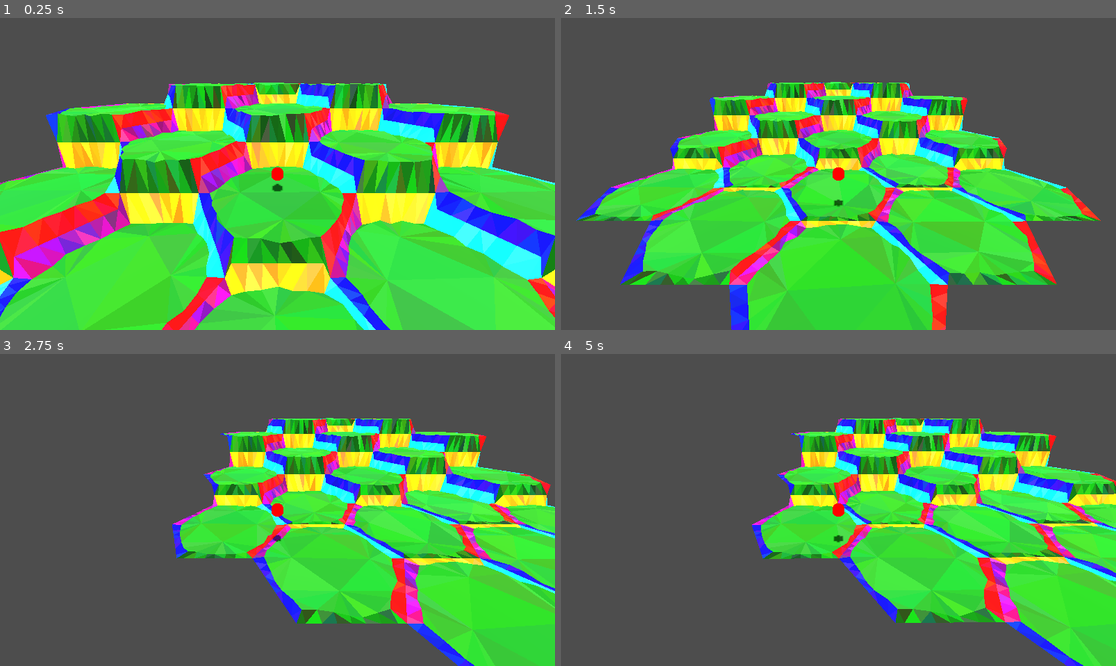
Above: before the commit, frames 1-4 (two rows, left to right).
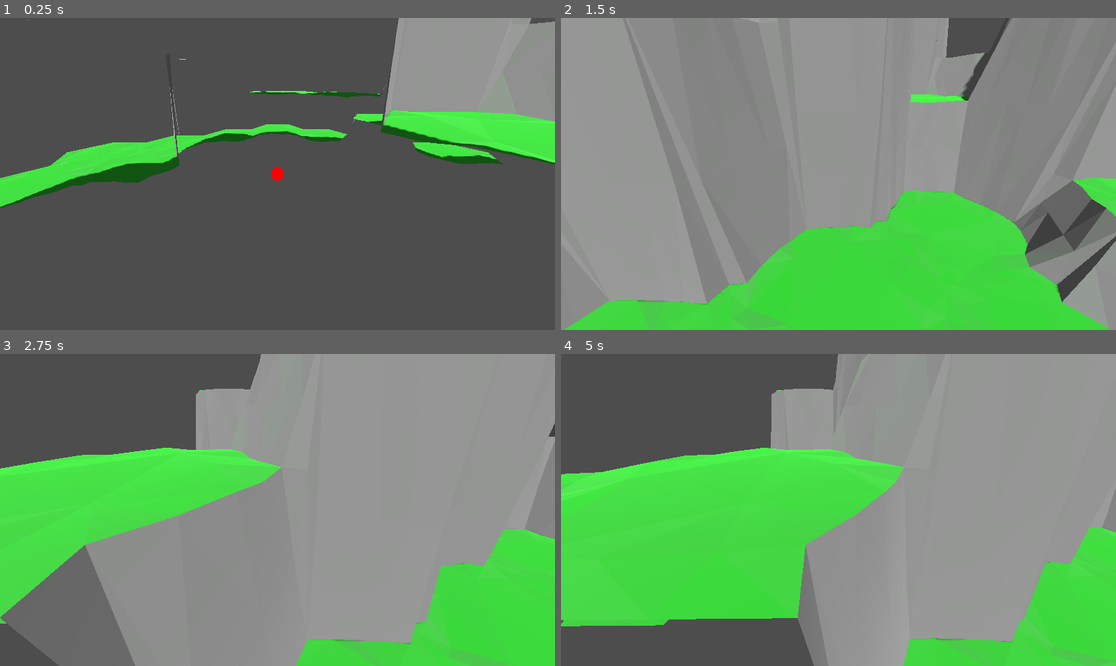
Above: after the commit, the same moments.

Repository: vincentwoelfer/hex
Game: Godot game, scene res://scenes/dev/MapGeneration.tscn
Same seed, same stepped clock (60 frames per second), same inputs: the game is played once before the commit and once after it.
Inputs (mouse positions are in pixels of both pictures, inside the frame that each line leads up to):
- Up to frame 1 (0.25 s): no input
- Up to frame 2 (1.5 s): tap Enter at 0.5 s; move the mouse to (960, 158) at 0.52 s; hold S (move_cam_backward) 0.53-1.28 s; move the mouse to (727, 189) at 1.27 s; tap W (move_cam_forward) at 1.35 s
- Up to frame 3 (2.75 s): move the mouse to (333, 441) at 2.02 s; hold A (move_cam_left) from 2.03 s (still down)
- Up to frame 4 (5 s): move the mouse to (810, 572) at 2.77 s; release A (move_cam_left) at 2.78 s; tap D (move_cam_right) at 2.85 s; move the mouse to (1005, 556) at 3.52 s; hold Q (rotate_cam_left) 3.53-4.28 s; move the mouse to (672, 463) at 4.27 s; tap E (rotate_cam_right) at 4.35 s

The runs differ from the first frame. In frame 1, 78% of the frame differs, in the area x 0-100%, y 0-100%; in frame 2, 85%; in frame 3, 79%; in frame 4, 73%.

Commit message:
Add new map generation and incline-based coloring

Diff:
--- a/scenes/dev/MapGeneration.tscn
+++ b/scenes/dev/MapGeneration.tscn
@@ -25,11 +25,11 @@
 [node name="HexConstModifier" parent="." instance=ExtResource("5_7csfd")]
 outer_radius = 3.0
 inner_radius = 2.5
-height = 1.2
+height = 2.1
 transition_height_factor = 0.5
-core_circle_smooth_strength = 0.5
-extra_verts_per_side = 5
-extra_verts_per_center = 4
+core_circle_smooth_strength = 0.25
+extra_verts_per_side = 3
+extra_verts_per_center = 5
 
 [node name="MapGeneration" type="Node3D" parent="."]
 script = ExtResource("1_2h4g3")
--- a/src/GenerateMap.gd
+++ b/src/GenerateMap.gd
@@ -3,7 +3,7 @@
 
 var hex_geometry := preload("res://scenes/HexGeometry.tscn")
 
-var N: int = 2
+var N: int = 3
 var map: HexMap = HexMap.new()
 
 # Called when the node enters the scene tree for the first time.
@@ -14,21 +14,23 @@
 		var r2: int = min(N, -q + N)
 		for r in range(r1, r2 + 1):
 			var s := -q - r
+			var hex := HexPos.new(q, r, s)
 
 			# var north: int = ceilf((s - r)) as int
 			# var h: int = maxi(0, north)
-			var f2: float = sqrt(3.0) / 2.0
-			var f3: float = sqrt(3.0)
-			var north: float = -(f2 * q + f3 * r)
-			var h: int = maxi(0, roundf(north + 1) as int)
+			# var f2: float = sqrt(3.0) / 2.0
+			# var f3: float = sqrt(3.0)
+			# var north: float = -(f2 * q + f3 * r)
+			# var height: int = maxi(0, roundf(north + 1) as int)
 
-			var hex := HexPos.new(q, r, s)
-			var x := HexPos.hexpos_to_xyz(hex).x
-			var y := HexPos.hexpos_to_xyz(hex).y
-			var hash_: int = hex.hash()
+			var height: int = (N - hex.magnitude()) * 2 + randi_range(-2, 2)
+			height = clampi(height, 0, 20)
+			# var x := HexPos.hexpos_to_xyz(hex).x
+			# var y := HexPos.hexpos_to_xyz(hex).y
+			# var hash_: int = hex.hash()
 
-			#print("Adding with x/y= %5.2f / %5.2f| q=%d r=%d s=%d hash=%d \t| north= %3.1f | height= %d" % [x, y, hex.q, hex.r, hex.s, hash_, north, h])
-			map.add_hex(hex, h)
+			#print("Adding with x/y= %5.2f / %5.2f| q=%d r=%d s=%d hash=%d \t| north= %3.1f | height= %d" % [x, y, hex.q, hex.r, hex.s, hash_, north, height])
+			map.add_hex(hex, height)
 
 	EventBus.Signal_HexConstChanged.connect(generate_geometry)
 	generate_geometry()
--- a/src/HexGeometry.gd
+++ b/src/HexGeometry.gd
@@ -170,21 +170,12 @@
 
 		# Check if triangle is valid and skip if not. Invalid if one midpoint is outside of polygon formed by inner_verts
 		var all_vertices_on_circle := i1 < s_in and i2 < s_in and i3 < s_in
-		if all_vertices_on_circle and isTriangleOutsideOfPolygon([p1, p2, p3], verts_polygon_packed):
+		if all_vertices_on_circle and Util.isTriangleOutsideOfPolygon([p1, p2, p3], verts_polygon_packed):
 			continue
 
 		tris.append(Triangle.new(p1, p2, p3, Util.randColorVariation(col, 0.05)))
 
 	return tris
-
-
-static func isTriangleOutsideOfPolygon(tri: Array[Vector3], polygon: PackedVector2Array) -> bool:
-	# Check if any of the three midpoints is outside of the polygon
-	var midpoints: Array[Vector3] = [(tri[0] + tri[1]) / 2.0, (tri[0] + tri[2]) / 2.0, (tri[1] + tri[2]) / 2.0]
-	for m in midpoints:
-		if Util.isPointOutsidePolygon(Util.toVec2(m), polygon):
-			return true
-	return false
 
 
 static func triangulateOuter(verts_inner: Array[Vector3], verts_outer: Array[Vector3]) -> Array[Triangle]:
--- a/src/HexPos.gd
+++ b/src/HexPos.gd
@@ -29,6 +29,10 @@
 func subtract(other: HexPos) -> HexPos:
     return HexPos.new(q - other.q, r - other.r, s - other.s)
 
+
+# Distance to (0,0,0) aka "length"
+func magnitude() -> int:
+    return roundi((absi(q) + absi(r) + absi(s)) / 2.0)
 
 # static func hexpos_rotate_left(a: HexPos) -> HexPos:
 #     return HexPos.new(-a.s, -a.q, -a.r)
@@ -74,13 +78,8 @@
 #     return hexpos_add(hex, hexpos_direction_diagonal(direction))
 
 
-static func hexpos_length(hex: HexPos) -> int:
-    # TODO Changed rounding behaviour, maybe this is buggy
-    return roundi((absi(hex.q) + absi(hex.r) + absi(hex.s)) / 2.0)
-
-
 # static func hexpos_distance(a: HexPos, b: HexPos) -> int:
-#     return hexpos_length(hexpos_subtract(a, b))
+    # return hexpos_length(hexpos_subtract(a, b))
 
 
 # static func hexpos_round(h: HexPosFrac) -> HexPos:
--- a/src/Triangle.gd
+++ b/src/Triangle.gd
@@ -6,34 +6,56 @@
 var color: Color
 
 func _init(a_: Vector3, b_: Vector3, c_: Vector3, color_: Color = Color()) -> void:
-    if not Geometry2D.is_polygon_clockwise(PackedVector2Array([Util.toVec2(a_), Util.toVec2(b_), Util.toVec2(c_)])):
-        self.a = a_
-        self.b = b_
-        self.c = c_
-    else:
-        self.a = a_
-        self.b = c_
-        self.c = b_
-    self.color = color_
-    assert(a != b and a != c and b != c, "Triangle points must be different")
+	if not Geometry2D.is_polygon_clockwise(PackedVector2Array([Util.toVec2(a_), Util.toVec2(b_), Util.toVec2(c_)])):
+		self.a = a_
+		self.b = b_
+		self.c = c_
+	else:
+		self.a = a_
+		self.b = c_
+		self.c = b_
+	self.color = color_
+	assert(a != b and a != c and b != c, "Triangle points must be different")
 
 func getArea() -> float:
-    return 0.5 * (b - a).cross(c - a).length()
+	return 0.5 * (b - a).cross(c - a).length()
 
 func getRandPoint() -> Vector3:
-    var u: float = randf()
-    var v: float = randf()
-    if u + v > 1.0:
-        u = 1.0 - u
-        v = 1.0 - v
-    var w: float = 1.0 - u - v
-    return a * u + b * v + c * w
+	var u: float = randf()
+	var v: float = randf()
+	if u + v > 1.0:
+		u = 1.0 - u
+		v = 1.0 - v
+	var w: float = 1.0 - u - v
+	return a * u + b * v + c * w
 
 func addToSurfaceTool(st: SurfaceTool) -> void:
-    st.set_color(color)
-    st.set_smooth_group(-1)
-    st.add_vertex(a)
-    st.set_smooth_group(-1)
-    st.add_vertex(b)
-    st.set_smooth_group(-1)
-    st.add_vertex(c)
+	var incline := calculateInclineDeg()
+
+	incline = clampf(incline / 70.0, 0, 1)
+	var green := Color.FOREST_GREEN
+	var gray := Color.DIM_GRAY
+	var col := green.lerp(gray, incline)
+
+	st.set_color(col)
+
+	st.set_smooth_group(-1)
+	st.add_vertex(a)
+	st.set_smooth_group(-1)
+	st.add_vertex(b)
+	st.set_smooth_group(-1)
+	st.add_vertex(c)
+
+func calculateInclineDeg() -> float:
+	# Calculate the edge vectors
+	var ab := b - a
+	var ac := c - a
+
+	# Calculate the normal vector using the cross product
+	var normal := -ab.cross(ac).normalized()
+
+	# # Calculate the angle of inclination using the up component (y)
+	var incline_angle := acos(normal.y)
+
+	# # Return the angle in degrees
+	return rad_to_deg(incline_angle)
--- a/src/Util.gd
+++ b/src/Util.gd
@@ -153,3 +153,12 @@
 
 	# If the number of intersections is odd, the point is inside; if even, it's outside
 	return num_intersections % 2 == 0
+
+
+static func isTriangleOutsideOfPolygon(tri: Array[Vector3], polygon: PackedVector2Array) -> bool:
+	# Check if any of the three midpoints is outside of the polygon
+	var midpoints: Array[Vector3] = [(tri[0] + tri[1]) / 2.0, (tri[0] + tri[2]) / 2.0, (tri[1] + tri[2]) / 2.0]
+	for m in midpoints:
+		if Util.isPointOutsidePolygon(Util.toVec2(m), polygon):
+			return true
+	return false
